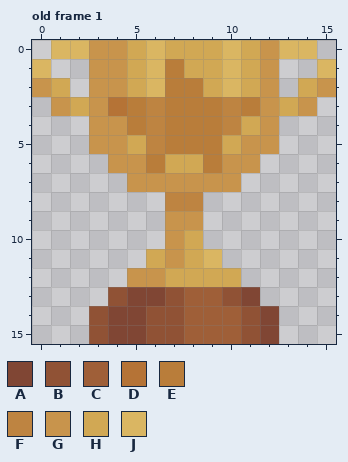
A pixel-art file gets an edit: Assets/Art/Items/trophyIcon.aseprite. Above, as it was before the edit.
16x16 pixels, 1 frame. Colours within 5 levels of each other are drawn and written as one. Shown: old frame 1. The commit also changed other frames, which this record leaves out.
Visible layers, top first: "Layer 2" opacity 50%, "Layer 1".
Palette (. is transparent): A #804634  B #905235  C #9f5f38  D #b57336  E #b97d3a  F #be8441  G #c8944c  H #d1a854  J #dab662
Pixels before, old frame 1, first column x 0:
 0 .JJGGHJHHHJHGJJ.
 1 J..GGHJEHHJHG..J
 2 GH.GGHJEEHJHG.HG
 3 .GHGDEFEEEFEGHG.
 4 ...GGEFEEEFHG...
 5 ...GGHFEEEHGG...
 6 ....GGEHHEGG....
 7 .....GGGGGG.....
 8 .......FF.......
 9 .......GG.......
10 .......GH.......
11 ......HGHJ......
12 .....GGHHHH.....
13 ....BAABCCBA....
14 ...BAABBCCCBA...
15 ...BAABBCCCBA...
Once edited:
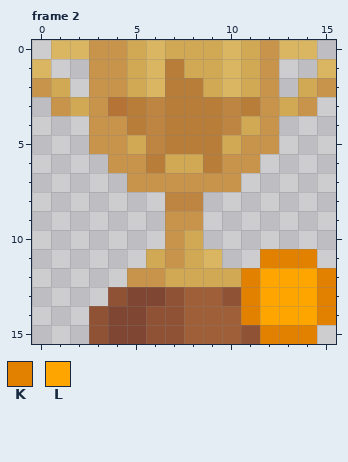
Colours new in this view: K #e28100  L #ffa500
A new or re-ordered frame is compared with the old frame closest to it.
Commit message: added trophy variation for each region
The exact change:
frames 1 -> 4
layer "Layer 3" added
Frame 2 is new; against old frame 1, layer "Layer 3":
Colour K now appears in row 11 at x 12 to 14; in row 12 at x 11 and 15; in rows 13 to 14 at x 15; in row 15 at x 13 to 14.
The author changed colour A to colour K in row 13 at x 11; in row 15 at x 12.
The author changed colour B to colour K in row 14 at x 11.
Colour L now appears in rows 12 to 13 at x 12 to 14; in row 14 at x 13 to 14.
The author changed colour A to colour L in row 14 at x 12.
